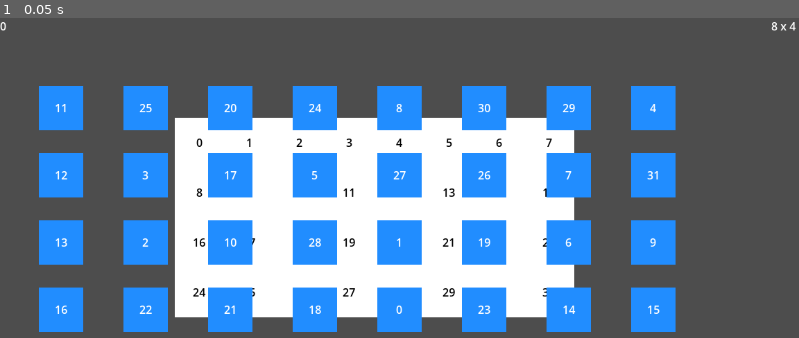
Above: before the commit, frame 1.
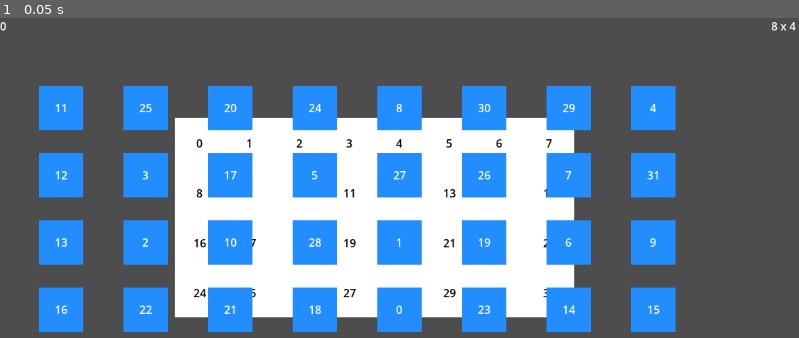
Above: after the commit, the same moment.

Repository: wildpachi/saw-game
Game: Godot game, scene res://scenes/main.tscn
Same seed, same stepped clock (60 frames per second), same inputs: the game is played once before the commit and once after it.
Inputs:
- Up to frame 1 (0.05 s): no input

The runs differ from the first frame. In frame 1, 0.4% of the frame differs, in the area x 24-70%, y 37-88%.

Commit message:
Improve drag and drop
Make drag and drop adaptable
Clean up drag and drop code

Diff:
--- a/scenes/piece/piece.gd
+++ b/scenes/piece/piece.gd
@@ -1,59 +1,86 @@
 extends Node2D
+class_name Piece
 
-signal correct
+signal score_point()
 
-@export var value = 0
+@export var index : int
+@export var image : Image
 
-var locked = false
-var draggable = false
-var selected = false
-var mousePos = null
-var holePosition
-var inPosition = false
+var can_drag : bool = false
+var can_snap : bool = false
+var can_drop_on_release : bool = false
+
+var is_picked_up : bool = false
+
+var mouse_position : Vector2 = Vector2.ZERO
+var collision_body : Node2D = null
 
 # Called when the node enters the scene tree for the first time.
 func _ready():
-	%PieceLabel.text = str(value)
+	%PieceLabel.text = str(index)
 
 # Called every frame. 'delta' is the elapsed time since the previous frame.
 func _process(delta):
-	if not locked:
-		if draggable:
+	if can_drag:
+		if is_picked_up:
+			if mouse_position:
+				global_position = get_global_mouse_position() - mouse_position
 			if Input.is_action_just_pressed("mouse_click"):
-				Global.is_dragging = true
-			if Input.is_action_just_pressed("mouse_click"):
-				mousePos = get_global_mouse_position() - global_position
-				selected = true
-				z_index = 100
-			if Input.is_action_pressed("mouse_click"):
-				if mousePos:
-					global_position = get_global_mouse_position() - mousePos
-			elif Input.is_action_just_released("mouse_click"):
-				Global.is_dragging = false
-				selected = false
-				if inPosition:
-					if holePosition is Hole:
-						var tween = get_tree().create_tween()
-						tween.tween_property(self, "position", holePosition.position, 0.2).set_ease(Tween.EASE_OUT)
-						holePosition.modulate = Color(Color.GREEN, 1)
-						locked = true
-						correct.emit()
+				drop()
+			if Input.is_action_just_released("mouse_click"):
+				if can_drop_on_release:
+					drop()
+		elif Input.is_action_just_pressed("mouse_click"):
+			mouse_position = pick_up()
+
+#Functions
+func pick_up():
+	Global.is_dragging = true
+	is_picked_up = true
+	can_drop_on_release = false
+	var start_position = get_global_mouse_position() - global_position
+	%PickupTimer.start()
+	return start_position
+
+func drop():
+	is_picked_up = false
+	Global.is_dragging = false
+	if can_snap:
+		if collision_body is Slot:
+			snap()
+			score()
+
+func snap():
+	var tween = get_tree().create_tween()
+	tween.tween_property(self, "position", collision_body.position, 0.1).set_ease(Tween.EASE_OUT)
+	collision_body.modulate = Color(Color.GREEN, 1)
+
+func score():
+	$MouseArea/MouseCollision.disabled = true
+	$SnapArea/SnapCollision.disabled = true
+	score_point.emit()
+
+#Signal Handling
 
 func _on_mouse_area_mouse_entered():
 	if not Global.is_dragging:
-		draggable = true
+		can_drag = true
 
 func _on_mouse_area_mouse_exited():
-	if not selected:
-		draggable = false
+	if not is_picked_up:
+		can_drag = false
 
 func _on_snap_area_body_entered(body):
-	if body is Hole:
+	if body is Slot:
 		if body.is_in_group('holes'):
-			if body.value == value:
-				inPosition = true
-				holePosition = body
+			if body.index == index:
+				can_snap = true
+				collision_body = body
 
 func _on_snap_area_body_exited(body):
-	inPosition = false
-	holePosition = null
+	can_snap = false
+	collision_body = null
+
+func _on_pickup_timer_timeout():
+	if is_picked_up:
+		can_drop_on_release = true
--- a/scenes/piece/piece.tscn
+++ b/scenes/piece/piece.tscn
@@ -6,7 +6,7 @@
 size = Vector2(64, 64)
 
 [sub_resource type="RectangleShape2D" id="RectangleShape2D_notq3"]
-size = Vector2(10, 10)
+size = Vector2(5, 5)
 
 [node name="Piece" type="Node2D"]
 script = ExtResource("1_ijl5f")
@@ -52,7 +52,13 @@
 horizontal_alignment = 1
 vertical_alignment = 1
 
+[node name="PickupTimer" type="Timer" parent="."]
+unique_name_in_owner = true
+wait_time = 0.1
+one_shot = true
+
 [connection signal="mouse_entered" from="MouseArea" to="." method="_on_mouse_area_mouse_entered"]
 [connection signal="mouse_exited" from="MouseArea" to="." method="_on_mouse_area_mouse_exited"]
 [connection signal="body_entered" from="SnapArea" to="." method="_on_snap_area_body_entered"]
 [connection signal="body_exited" from="SnapArea" to="." method="_on_snap_area_body_exited"]
+[connection signal="timeout" from="PickupTimer" to="." method="_on_pickup_timer_timeout"]
--- a/scenes/slot/slot.gd
+++ b/scenes/slot/slot.gd
@@ -1,11 +1,11 @@
 extends StaticBody2D
-class_name Hole
+class_name Slot
 
-@export var value = 0
+@export var index: int
 
 # Called when the node enters the scene tree for the first time.
 func _ready():
-	%SlotLabel.text = str(value)
+	%SlotLabel.text = str(index)
 
 # Called every frame. 'delta' is the elapsed time since the previous frame.
 func _process(delta):
--- a/scenes/slot/slot.tscn
+++ b/scenes/slot/slot.tscn
@@ -2,13 +2,12 @@
 
 [ext_resource type="Script" path="res://scenes/slot/slot.gd" id="1_xjmtv"]
 
-[sub_resource type="RectangleShape2D" id="RectangleShape2D_avmcf"]
+[sub_resource type="RectangleShape2D" id="RectangleShape2D_pamj3"]
 size = Vector2(5, 5)
 
 [node name="Slot" type="StaticBody2D" groups=["holes"]]
 position = Vector2(621, 179)
 script = ExtResource("1_xjmtv")
-value = 1
 metadata/_edit_group_ = true
 
 [node name="SlotColor" type="ColorRect" parent="."]
@@ -27,9 +26,15 @@
 [node name="SlotLabel" type="Label" parent="SlotColor"]
 unique_name_in_owner = true
 layout_mode = 1
-anchors_preset = 15
-anchor_right = 1.0
-anchor_bottom = 1.0
+anchors_preset = 8
+anchor_left = 0.5
+anchor_top = 0.5
+anchor_right = 0.5
+anchor_bottom = 0.5
+offset_left = -0.5
+offset_top = -11.5
+offset_right = 0.5
+offset_bottom = 11.5
 grow_horizontal = 2
 grow_vertical = 2
 theme_override_colors/font_color = Color(0, 0, 0, 1)
--- a/scenes/spawn/spawn.gd
+++ b/scenes/spawn/spawn.gd
@@ -34,7 +34,7 @@
 			var x = fmod(i, columns)
 			var y = i / columns
 
-			child.value = locations[i] if shuffle else i
+			child.index = locations[i] if shuffle else i
 			child.position = Vector2(((size + spread.x) * x) + offsetH, ((size + spread.y) * y) + offsetV)
 			self.add_child(child)
 
Not shown: 1 places in scenes/slot/slot.tscn that only renumber resources
